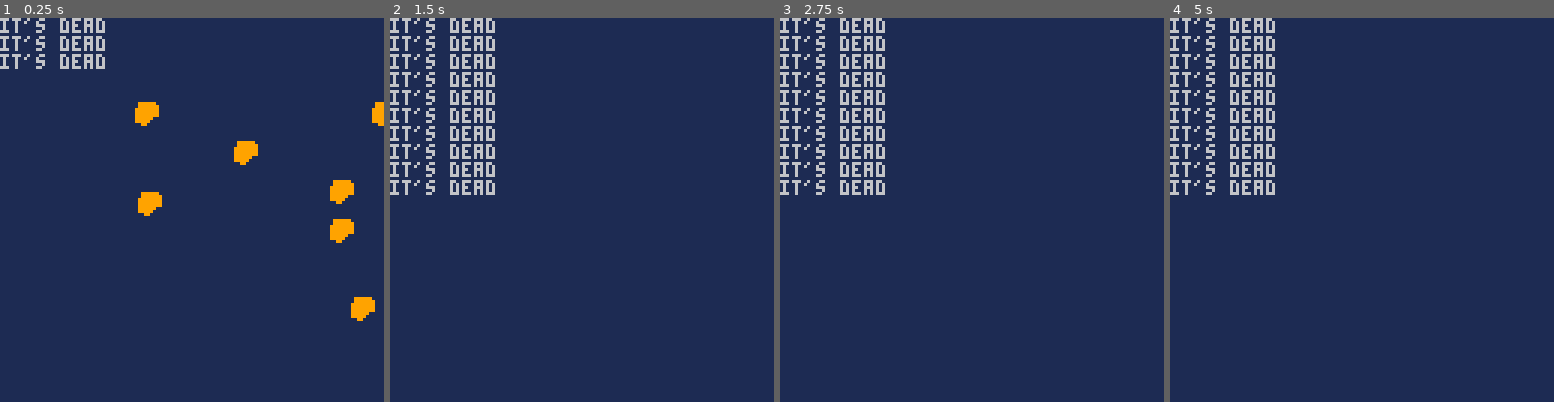
Above: before the commit, frames 1-4 (left to right).
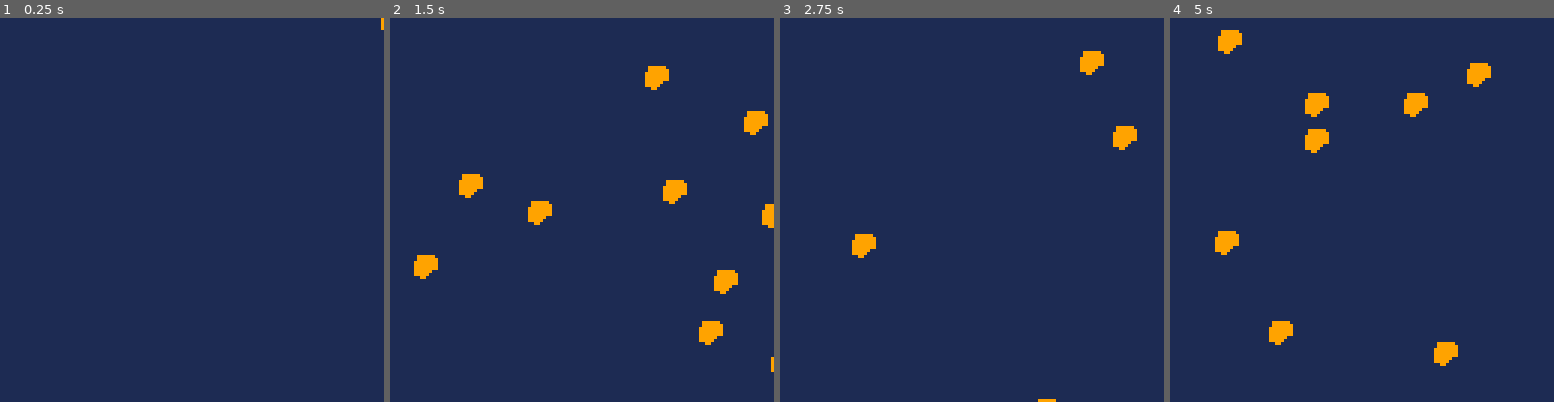
Above: after the commit, the same moments.

Repository: graearea/pico8
Game: PICO-8 cartridge rocks.p8
Two runs of this game, one before a commit and one after it. Both use one fixed random seed, a clock stepped at 60 frames per second and the inputs below.
Inputs:
- Up to frame 1 (0.25 s): no input
- Up to frame 2 (1.5 s): no input
- Up to frame 3 (2.75 s): no input
- Up to frame 4 (5 s): no input

The runs differ from the first frame. In frame 1, 3.3% of the frame differs, in the area x 0-100%, y 0-79%; in frame 2, 6.8%, in the area x 0-100%, y 0-93%; in frame 3, 5.3%; in frame 4, 6.7%.

Commit message:
more rockin of coroutines

Diff:
--- a/rocks.p8
+++ b/rocks.p8
@@ -4,13 +4,18 @@
 function _init()
 rocks ={}
  for i=1,10 do
- 	add(rocks,rock_new(rnd(128),rnd(128)))
+ 	add(rocks,rock_new())
  end
 end
 
 function _update()
 	for r in all(rocks) do
-		r:update()
+	 if costatus(r.coroutine)!="dead" then
+	 	r:update()
+		else
+			del(rocks,r)
+	 	add(rocks,rock_new())
+		end
 	end
 end
 
@@ -26,13 +31,13 @@
 function rock_new(xx, yy)
 
 return {
-	x = xx,
-	y = yy,
+	x = rnd(128),
+	y = rnd(128)-128,
 	coroutine = cocreate(function(self)
-		for i = yy,124,4 do
-	   self.y = i
-	   yield()
-	 end
+		 while self.y<128 do
+		  self.y = self.y+3
+		  yield()
+		 end
 	end),
 
 	update=function(self)
